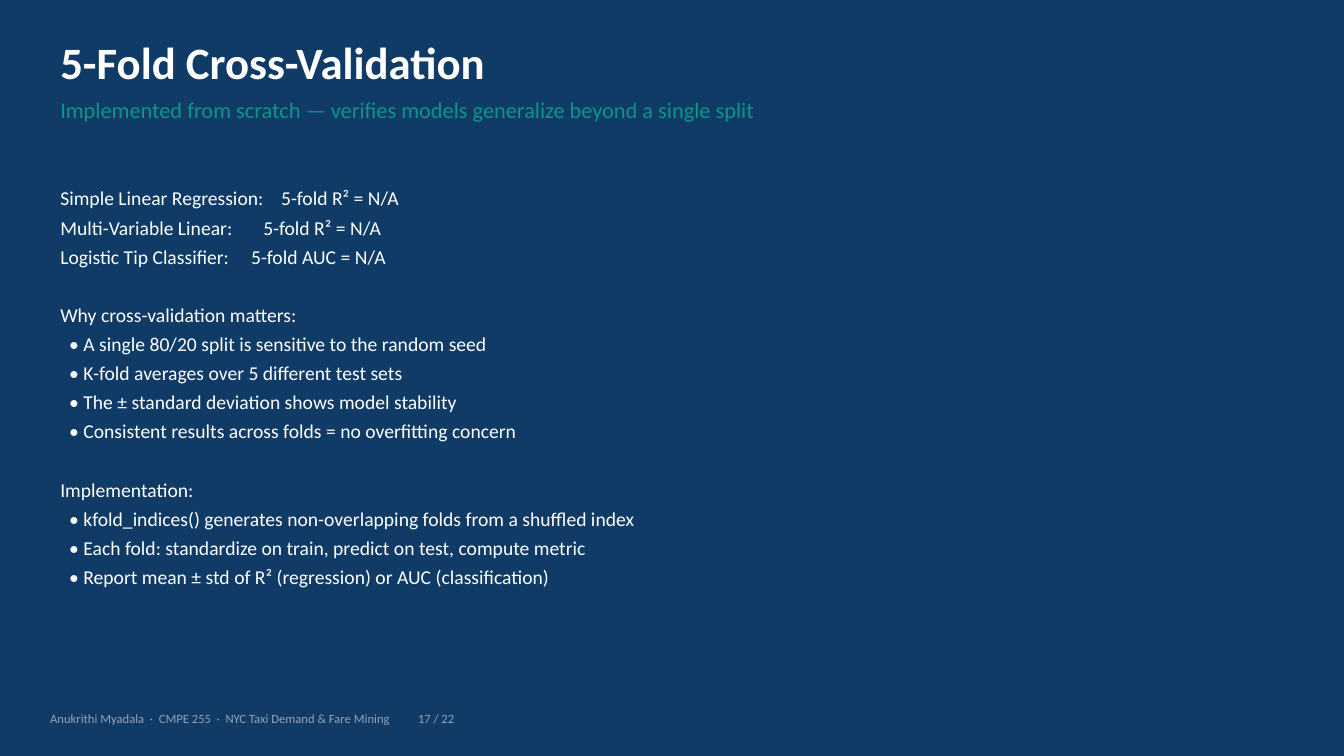
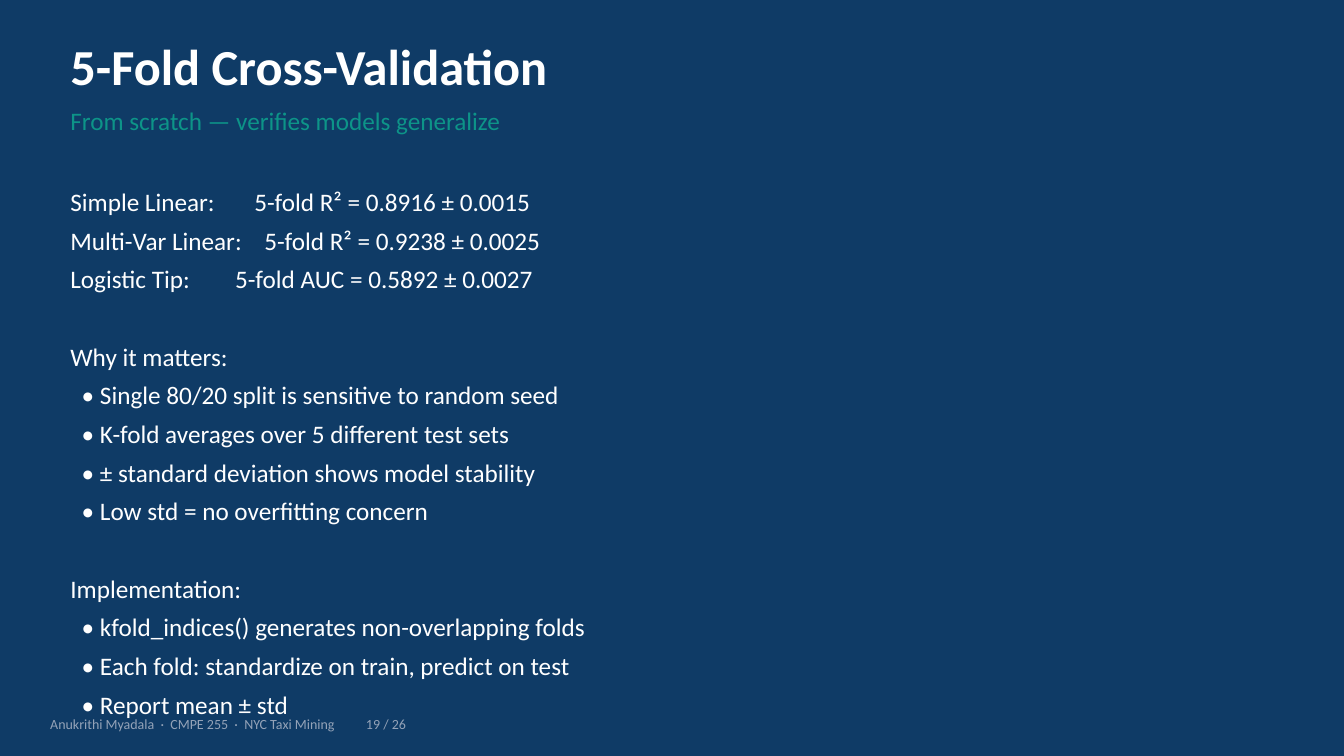
Before and after one commit to anu-myadala/255finalprojectanu, a slide deck: slide 19 of Taxi_Project_Presentation.pptx (slide 17 before the commit). Drawn at 1344x756 pixels with LibreOffice and Linux fonts; fonts in the diff are those of the drawing. Boxes give left, top, right and bottom in pixels: in the first picture for what was removed or moved away, otherwise in the second. Text is boxed around its words. In the diff, an @@ line names an element or a change of style, - is before the commit and + after.

```diff
--- a/Taxi_Project_Presentation.pptx
+++ b/Taxi_Project_Presentation.pptx
@@ text "5-Fold Cross-Validation": place and size @@
-text "5-Fold Cross-Validation" at box(60, 47, 485, 80)
+text "5-Fold Cross-Validation" at box(70, 49, 548, 86)
@@ text "5-Fold Cross-Validation" at box(70, 49, 548, 86): size 32 to 36 pt @@
@@ text at box(70, 112, 500, 134): text changed; size 16 to 18 pt @@
-Implemented from scratch — verifies models generalize beyond a single split
+From scratch — verifies models generalize
@@ text "Simple Linear: 5-fold R² = ...": place and size @@
-text "Simple Linear: 5-fold R² = ..." at box(60, 190, 634, 588)
+text "Simple Linear: 5-fold R² = ..." at box(70, 191, 584, 679)
@@ text at box(70, 191, 558, 409): text changed; size 14 to 18 pt @@
-Simple Linear Regression: 5-fold R² = N/A
-Multi-Variable Linear: 5-fold R² = N/A
-Logistic Tip Classifier: 5-fold AUC = N/A
-Why cross-validation matters:
-• A single 80/20 split is sensitive to the random seed
+Simple Linear: 5-fold R² = 0.8916 ± 0.0015
+Multi-Var Linear: 5-fold R² = 0.9238 ± 0.0025
+Logistic Tip: 5-fold AUC = 0.5892 ± 0.0027
+Why it matters:
+• Single 80/20 split is sensitive to random seed
@@ text at box(70, 425, 508, 602): size 14 to 18 pt in "• K-fold averages over 5 different test ...", "Implementation:"; more space between paragraphs @@
@@ text at box(100, 464, 535, 525): text changed; size 14 to 18 pt @@
-• The ± standard deviation shows model stability
-• Consistent results across folds = no overfitting concern
+• ± standard deviation shows model stability
+• Low std = no overfitting concern
@@ text at box(100, 617, 584, 679): text changed; size 14 to 18 pt @@
-• kfold_indices() generates non-overlapping folds from a shuffled index
-• Each fold: standardize on train, predict on test, compute metric
-• Report mean ± std of R² (regression) or AUC (classification)
+• kfold_indices() generates non-overlapping folds
+• Each fold: standardize on train, predict on test
+• Report mean ± std
@@ text at box(50, 717, 406, 732): text changed; size 9 to 10 pt @@
-Anukrithi Myadala · CMPE 255 · NYC Taxi Demand & Fare Mining 17 / 22
+Anukrithi Myadala · CMPE 255 · NYC Taxi Mining 19 / 26
```
Also in this commit, not shown: 18 other slides changed, 7 slides added, 3 slides removed, 3 other files.
